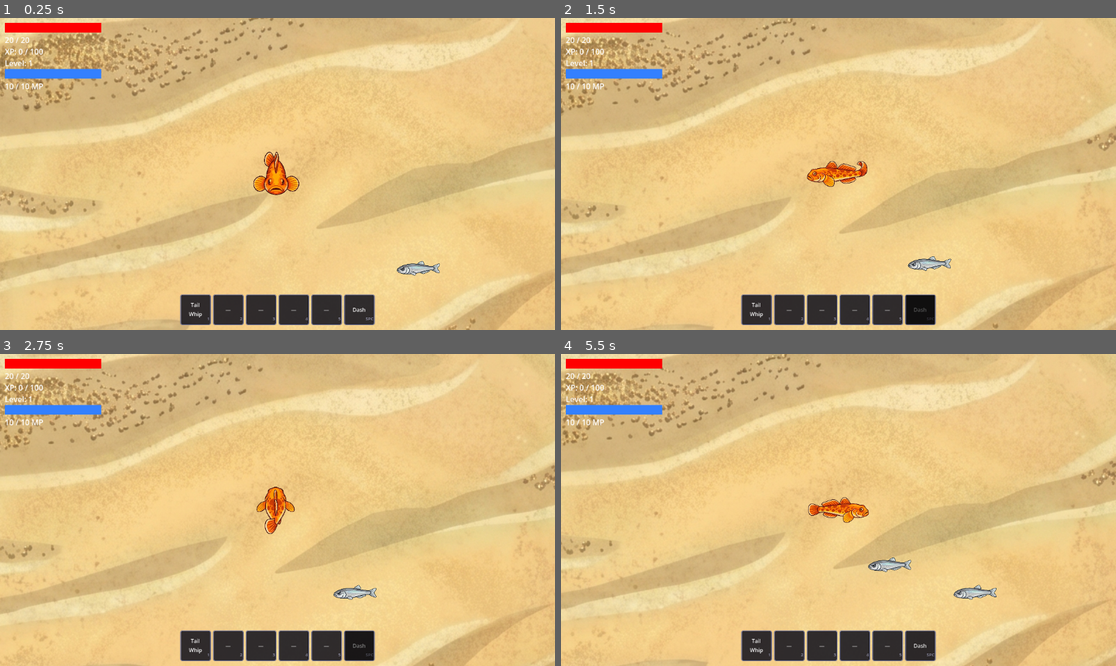
Above: before the commit, frames 1-4 (two rows, left to right).
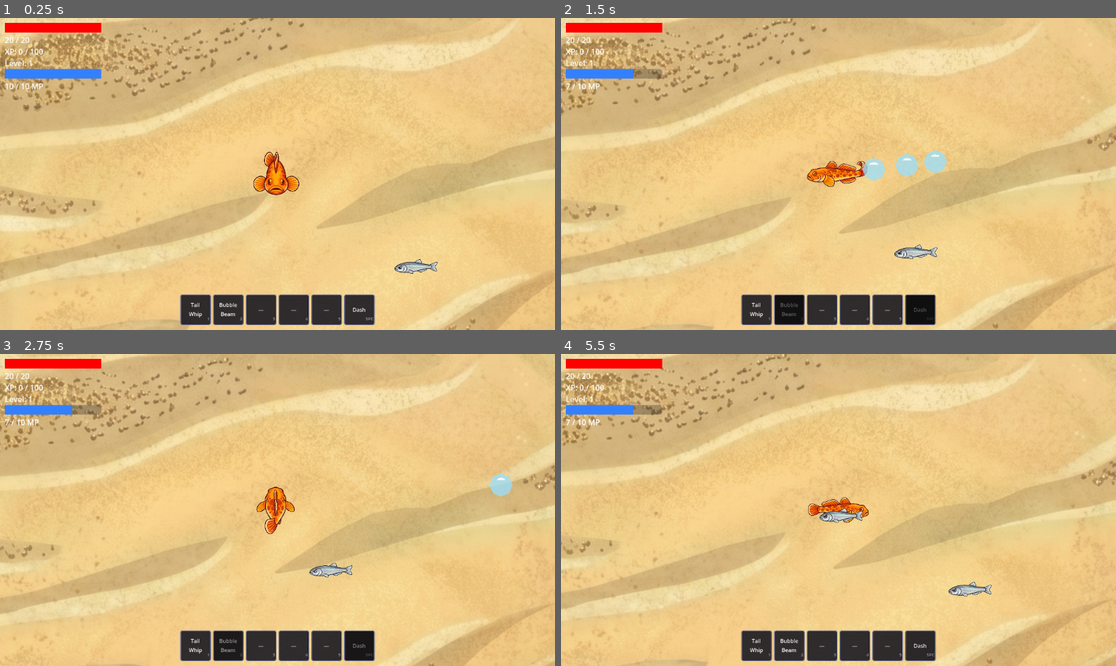
Above: after the commit, the same moments.

Repository: Kysersose/goby-roguelike
Game: Godot game, scene res://scenes/Game.tscn
The game is run twice, just before and just after one commit, with the same random seed, the same clock (stepped at 60 frames per second) and the same inputs.
Inputs (mouse positions are in pixels of both pictures, inside the frame that each line leads up to):
- Up to frame 1 (0.25 s): no input
- Up to frame 2 (1.5 s): tap Enter at 0.5 s; move the mouse to (960, 158) at 0.52 s; tap 2 at 0.6 s; click (960, 158) at 0.67 s; tap Space at 0.77 s; tap 3 at 0.8, 1.35 s; move the mouse to (727, 189) at 1.27 s; click (727, 189) at 1.42 s
- Up to frame 3 (2.75 s): tap Space at 1.52 s; tap 4 at 1.55, 2.1 s; move the mouse to (333, 441) at 2.02 s; click (333, 441) at 2.17 s; tap 5 at 2.3 s
- Up to frame 4 (5.5 s): move the mouse to (810, 572) at 2.77 s; tap 5 at 2.85, 5.3 s; click (810, 572) at 2.92 s; tap Space at 3.02, 3.77, 4.52 s; tap 2 at 3.05, 3.6 s; move the mouse to (1005, 556) at 3.52 s; click (1005, 556) at 3.67 s; tap 3 at 3.8, 4.35 s; move the mouse to (672, 463) at 4.27 s; click (672, 463) at 4.42 s; tap 4 at 4.55, 5.1 s; move the mouse to (866, 510) at 5.02 s; click (866, 510) at 5.17 s

The runs differ from the first frame. In frame 1, 0.3% of the frame differs, in the area x 39-80%, y 77-96%; in frame 2, 1.8%, in the area x 0-71%, y 16-99%; in frame 3, 1.0%; in frame 4, 1.1%.

Commit message:
add Bubble Beam ability, Algae pickup, Big Brain upgrade, and enemy behavior improvements
- Add Algae pickup (restores 3 MP on contact), spawning every 30s
- Add Bubble Beam special ability (KEY_2): 3 bubbles, 3 MP, 4s cooldown
- Add Big Brain upgrade: scales special ability damage (+0.5–2.5 by rarity)
- Minnow: speed 50, dash attack (300px/s, 5s CD, 147px range), anti-stick retreat
- Minnow spawn scaling: 2% per 3s; Kelp interval reduced to 28s
- SpikedSnail: proximity shell trigger at 70px, 5s shell interval, spawns every 8 kills
- HUD: Bubble Beam cooldown overlay on ability slot 2

Co-Authored-By: Claude Sonnet 4.6 <noreply@anthropic.com>

Diff:
--- /dev/null
+++ b/scenes/Algae.tscn
@@ -0,0 +1,24 @@
+[gd_scene load_steps=3 format=3]
+
+[ext_resource type="Script" path="res://scripts/Algae.gd" id="1_algae"]
+
+[sub_resource type="CircleShape2D" id="CircleShape2D_1"]
+radius = 14.0
+
+[node name="Algae" type="Area2D"]
+script = ExtResource("1_algae")
+
+[node name="Frond" type="Polygon2D" parent="."]
+polygon = PackedVector2Array(0, -18, 5, -14, 12, -6, 11, 2, 6, 10, 0, 13, -6, 10, -11, 2, -12, -6, -5, -14)
+color = Color(0.1, 0.75, 0.8, 1)
+
+[node name="FrondInner" type="Polygon2D" parent="."]
+polygon = PackedVector2Array(0, -12, 3, -8, 6, -2, 5, 4, 0, 8, -5, 4, -6, -2, -3, -8)
+color = Color(0.2, 0.9, 0.95, 1)
+
+[node name="Stem" type="Polygon2D" parent="."]
+polygon = PackedVector2Array(-2, 8, 2, 8, 2, 20, -2, 20)
+color = Color(0.05, 0.5, 0.55, 1)
+
+[node name="CollisionShape2D" type="CollisionShape2D" parent="."]
+shape = SubResource("CircleShape2D_1")
--- /dev/null
+++ b/scenes/Bubble.tscn
@@ -0,0 +1,20 @@
+[gd_scene load_steps=3 format=3]
+
+[ext_resource type="Script" path="res://scripts/Bubble.gd" id="1_bubble"]
+
+[sub_resource type="CircleShape2D" id="CircleShape2D_1"]
+radius = 24.0
+
+[node name="Bubble" type="Area2D"]
+script = ExtResource("1_bubble")
+
+[node name="Body" type="Polygon2D" parent="."]
+polygon = PackedVector2Array(24, 0, 16.96, 16.96, 0, 24, -16.96, 16.96, -24, 0, -16.96, -16.96, 0, -24, 16.96, -16.96)
+color = Color(0.6, 0.88, 1.0, 0.75)
+
+[node name="Highlight" type="Polygon2D" parent="."]
+polygon = PackedVector2Array(10, -10, 6, -14, 0, -15.2, -6, -14, -10, -10)
+color = Color(1.0, 1.0, 1.0, 0.85)
+
+[node name="CollisionShape2D" type="CollisionShape2D" parent="."]
+shape = SubResource("CircleShape2D_1")
--- /dev/null
+++ b/scripts/Algae.gd
@@ -0,0 +1,11 @@
+extends Area2D
+
+const MANA_AMOUNT: int = 3
+
+func _ready() -> void:
+	body_entered.connect(_on_body_entered)
+
+func _on_body_entered(body: Node2D) -> void:
+	if body.is_in_group("player"):
+		body.restore_mana(MANA_AMOUNT)
+		queue_free()
--- /dev/null
+++ b/scripts/Bubble.gd
@@ -0,0 +1,28 @@
+extends Area2D
+
+const SPEED: float = 320.0
+const MAX_RANGE: float = 520.0
+const BASE_DAMAGE: float = 2.0
+
+var _direction: Vector2 = Vector2.RIGHT
+var _traveled: float = 0.0
+var _damage: float = BASE_DAMAGE
+
+func setup(dir: Vector2, bonus_damage: float = 0.0) -> void:
+	_direction = dir.normalized()
+	_damage = BASE_DAMAGE + bonus_damage
+
+func _ready() -> void:
+	body_entered.connect(_on_body_entered)
+
+func _process(delta: float) -> void:
+	var step := _direction * SPEED * delta
+	position += step
+	_traveled += step.length()
+	if _traveled >= MAX_RANGE:
+		queue_free()
+
+func _on_body_entered(body: Node2D) -> void:
+	if body.is_in_group("enemies"):
+		body.take_damage(_damage)
+		queue_free()
--- a/scripts/Game.gd
+++ b/scripts/Game.gd
@@ -2,22 +2,25 @@
 
 const SPAWN_RANGE: float = 450.0
 const MIN_SPAWN_DIST: float = 150.0
-const KELP_INTERVAL: float = 40.0
+const KELP_INTERVAL: float = 28.0
+const ALGAE_INTERVAL: float = 30.0
 const MINNOW_BASE_INTERVAL: float = 5.0
-const SPAWN_SCALE_INTERVAL: float = 5.0
+const SPAWN_SCALE_INTERVAL: float = 3.0
 
 @onready var player = $Player
 @onready var hud = $HUD
 
 var _kelp_timer: float = KELP_INTERVAL
+var _algae_timer: float = ALGAE_INTERVAL
 var _minnow_timer: float = MINNOW_BASE_INTERVAL
 var _minnow_interval: float = MINNOW_BASE_INTERVAL
 var _spawn_scale_timer: float = SPAWN_SCALE_INTERVAL
 
 var _normal_kills: int = 0
-var _next_elite_at: int = 15
+var _next_elite_at: int = 8
 
 var _kelp_scene: PackedScene        = preload("res://scenes/Kelp.tscn")
+var _algae_scene: PackedScene       = preload("res://scenes/Algae.tscn")
 var _minnow_scene: PackedScene      = preload("res://scenes/Minnow.tscn")
 var _spiked_snail_scene: PackedScene = preload("res://scenes/SpikedSnail.tscn")
 var _upgrade_menu_scene: PackedScene = preload("res://scenes/UpgradeMenu.tscn")
@@ -66,23 +69,28 @@
 	_normal_kills += 1
 	if _normal_kills >= _next_elite_at:
 		_spawn(_spiked_snail_scene)
-		_next_elite_at += 15
+		_next_elite_at += 8
 
 func _unhandled_input(event: InputEvent) -> void:
 	if event is InputEventKey and event.keycode == KEY_P and event.pressed and not event.echo:
 		hud.toggle_pause_menu()
 
 func _process(delta: float) -> void:
-	# Scale up spawn rate 1% every 5 seconds
+	# Scale up spawn rate 3% every 3 seconds
 	_spawn_scale_timer -= delta
 	if _spawn_scale_timer <= 0.0:
-		_minnow_interval = maxf(_minnow_interval * 0.99, 0.5)
+		_minnow_interval = maxf(_minnow_interval * 0.98, 0.5)
 		_spawn_scale_timer = SPAWN_SCALE_INTERVAL
 
 	_kelp_timer -= delta
 	if _kelp_timer <= 0.0:
 		_spawn(_kelp_scene)
 		_kelp_timer = KELP_INTERVAL
+
+	_algae_timer -= delta
+	if _algae_timer <= 0.0:
+		_spawn(_algae_scene)
+		_algae_timer = ALGAE_INTERVAL
 
 	_minnow_timer -= delta
 	if _minnow_timer <= 0.0:
--- a/scripts/HUD.gd
+++ b/scripts/HUD.gd
@@ -17,7 +17,7 @@
 
 const _ABILITY_DEFS: Array = [
 	{"key": "1", "name": "Tail\nWhip"},
-	{"key": "2", "name": "—"},
+	{"key": "2", "name": "Bubble\nBeam"},
 	{"key": "3", "name": "—"},
 	{"key": "4", "name": "—"},
 	{"key": "5", "name": "—"},
@@ -108,6 +108,9 @@
 	# Slot 0: Tail Whip cooldown
 	var whip_pct: float = clampf(_player._whip_timer / _player.TAIL_WHIP_COOLDOWN, 0.0, 1.0)
 	_ability_slots[0].overlay.color = Color(0, 0, 0, whip_pct * 0.72)
+	# Slot 1: Bubble Beam cooldown
+	var bubble_pct: float = clampf(_player._bubble_beam_timer / _player.BUBBLE_BEAM_COOLDOWN, 0.0, 1.0)
+	_ability_slots[1].overlay.color = Color(0, 0, 0, bubble_pct * 0.72)
 	# Slot 5: Dash cooldown
 	var dash_pct: float = clampf(_player._dash_cooldown_timer / _player.DASH_COOLDOWN, 0.0, 1.0)
 	_ability_slots[5].overlay.color = Color(0, 0, 0, dash_pct * 0.72)
--- a/scripts/Minnow.gd
+++ b/scripts/Minnow.gd
@@ -2,14 +2,25 @@
 
 signal died(counted: bool)
 
-const SPEED: float = 25.0
+const SPEED: float = 50.0
 const DAMAGE: int = 2
 const DAMAGE_COOLDOWN: float = 1.0
+const RETREAT_SPEED: float = 90.0
+const RETREAT_DURATION: float = 0.5
+const DASH_SPEED: float = 300.0
+const DASH_DURATION: float = 0.3
+const DASH_COOLDOWN: float = 5.0
+const DASH_RANGE: float = 147.0
 
 var max_hp: float = 5.0
 var hp: float = 5.0
 var _damage_timer: float = 0.0
 var _stun_timer: float = 0.0
+var _retreat_timer: float = 0.0
+var _dash_cooldown_timer: float = DASH_COOLDOWN
+var _dash_active_timer: float = 0.0
+var _dash_dir: Vector2 = Vector2.ZERO
+var _is_dashing: bool = false
 var _player: CharacterBody2D = null
 var _dmg_num_scene: PackedScene = preload("res://scenes/DamageNumber.tscn")
 
@@ -17,6 +28,7 @@
 	add_to_group("enemies")
 	add_to_group("normal_enemies")
 	_player = get_tree().get_first_node_in_group("player")
+	_dash_cooldown_timer = 0.0
 
 func _physics_process(delta: float) -> void:
 	if _player == null:
@@ -29,7 +41,27 @@
 		return
 
 	var dir := (_player.global_position - global_position).normalized()
-	velocity = dir * SPEED
+
+	if _is_dashing:
+		_dash_active_timer -= delta
+		velocity = _dash_dir * DASH_SPEED
+		if _dash_active_timer <= 0.0:
+			_is_dashing = false
+			_retreat_timer = RETREAT_DURATION
+	elif _retreat_timer > 0.0:
+		_retreat_timer -= delta
+		velocity = -dir * RETREAT_SPEED
+	else:
+		_dash_cooldown_timer -= delta
+		var dist := global_position.distance_to(_player.global_position)
+		if _dash_cooldown_timer <= 0.0 and dist <= DASH_RANGE:
+			_is_dashing = true
+			_dash_dir = dir
+			_dash_active_timer = DASH_DURATION
+			_dash_cooldown_timer = DASH_COOLDOWN
+		else:
+			velocity = dir * SPEED
+
 	move_and_slide()
 
 	_damage_timer -= delta
@@ -39,6 +71,8 @@
 			if col.get_collider() == _player:
 				_player.take_damage(DAMAGE)
 				_damage_timer = DAMAGE_COOLDOWN
+				_is_dashing = false
+				_retreat_timer = RETREAT_DURATION
 				break
 
 func take_damage(amount: float, counted: bool = true) -> void:
--- a/scripts/Player.gd
+++ b/scripts/Player.gd
@@ -15,9 +15,14 @@
 const ZOOM_STEP: float = 0.1
 const ZOOM_MIN: float = 0.3
 const ZOOM_MAX: float = 2.0
+const BUBBLE_BEAM_COOLDOWN: float = 4.0
+const BUBBLE_BEAM_MANA_COST: int = 3
+const BUBBLE_BEAM_COUNT: int = 3
+const BUBBLE_BEAM_INTERVAL: float = 0.2
 
 var speed: float = 150.0
 var tail_whip_damage: float = 2.5
+var special_damage: float = 0.0
 var intelligence: int = 0
 var defense: int = 0
 
@@ -25,6 +30,7 @@
 @onready var camera: Camera2D = $Camera2D
 
 var _dmg_num_scene: PackedScene = preload("res://scenes/DamageNumber.tscn")
+var _bubble_scene: PackedScene = preload("res://scenes/Bubble.tscn")
 
 var max_hp: int = 20
 var hp: int = 20
@@ -39,6 +45,10 @@
 var _dash_timer: float = 0.0
 var _dash_cooldown_timer: float = 0.0
 var _dash_direction: Vector2 = Vector2.DOWN
+var _bubble_beam_timer: float = 0.0
+var _bubble_shots_remaining: int = 0
+var _bubble_shot_timer: float = 0.0
+var _bubble_direction: Vector2 = Vector2.RIGHT
 
 func _ready() -> void:
 	add_to_group("player")
@@ -103,6 +113,8 @@
 			defense += int(amount)
 		"speed":
 			speed += amount
+		"special_damage":
+			special_damage += amount
 
 func heal(amount: int) -> void:
 	hp = mini(hp + amount, max_hp)
@@ -132,7 +144,9 @@
 				if not _dashing and _whip_timer <= 0.0:
 					_tail_whip()
 					_whip_timer = TAIL_WHIP_COOLDOWN
-			KEY_2, KEY_3, KEY_4, KEY_5:
+			KEY_2:
+				_activate_bubble_beam()
+			KEY_3, KEY_4, KEY_5:
 				pass # reserved for future abilities
 			KEY_SPACE:
 				_dash()
@@ -196,6 +210,31 @@
 	_whip_timer -= delta
 	if _dash_cooldown_timer > 0.0:
 		_dash_cooldown_timer -= delta
+	if _bubble_beam_timer > 0.0:
+		_bubble_beam_timer -= delta
+	if _bubble_shots_remaining > 0:
+		_bubble_shot_timer -= delta
+		if _bubble_shot_timer <= 0.0:
+			_fire_bubble()
+			_bubble_shots_remaining -= 1
+			_bubble_shot_timer = BUBBLE_BEAM_INTERVAL
+
+func _activate_bubble_beam() -> void:
+	if _bubble_beam_timer > 0.0 or _bubble_shots_remaining > 0:
+		return
+	if not use_mana(BUBBLE_BEAM_MANA_COST):
+		return
+	_bubble_direction = (get_global_mouse_position() - global_position).normalized()
+	_bubble_beam_timer = BUBBLE_BEAM_COOLDOWN
+	_fire_bubble()
+	_bubble_shots_remaining = BUBBLE_BEAM_COUNT - 1
+	_bubble_shot_timer = BUBBLE_BEAM_INTERVAL
+
+func _fire_bubble() -> void:
+	var b := _bubble_scene.instantiate()
+	b.global_position = global_position
+	b.setup(_bubble_direction, special_damage)
+	get_tree().current_scene.add_child(b)
 
 func _tail_whip() -> void:
 	_attacking = true
--- a/scripts/SpikedSnail.gd
+++ b/scripts/SpikedSnail.gd
@@ -7,10 +7,12 @@
 const DAMAGE_COOLDOWN: float = 1.0
 const XP_REWARD: int = 25
 
-const SHELL_INTERVAL: float = 8.0
+const SHELL_INTERVAL: float = 5.0
 const SHELL_DURATION: float = 3.0
 const SPIKE_FIRE_INTERVAL: float = 1.5
 const SPIKE_COUNT: int = 8
+
+const PROXIMITY_SHELL_RANGE: float = 70.0
 
 const COLOR_NORMAL: Color = Color(0.5, 0.38, 0.28)
 const COLOR_IMMUNE: Color = Color(0.72, 0.2, 0.9)
@@ -21,7 +23,6 @@
 var _stun_timer: float = 0.0
 var _shell_timer: float = SHELL_INTERVAL
 var _in_shell: bool = false
-var _first_hit: bool = true
 var _shell_duration_timer: float = 0.0
 var _spike_fire_timer: float = 0.0
 var _player: CharacterBody2D = null
@@ -57,9 +58,13 @@
 			_exit_shell()
 		velocity = Vector2.ZERO
 	else:
-		_shell_timer -= delta
-		if _shell_timer <= 0.0:
+		var dist := global_position.distance_to(_player.global_position)
+		if dist <= PROXIMITY_SHELL_RANGE:
 			_enter_shell()
+		else:
+			_shell_timer -= delta
+			if _shell_timer <= 0.0:
+				_enter_shell()
 		var dir := (_player.global_position - global_position).normalized()
 		velocity = dir * SPEED
 
@@ -98,10 +103,6 @@
 func take_damage(amount: float, _counted: bool = true) -> void:
 	if _in_shell:
 		return
-	if _first_hit:
-		_first_hit = false
-		_enter_shell()
-		return
 	hp -= amount
 	_stun_timer = 0.25
 	_spawn_damage_number(amount)
--- a/scripts/UpgradeMenu.gd
+++ b/scripts/UpgradeMenu.gd
@@ -13,6 +13,8 @@
 	 "values": {"Common": 1,   "Rare": 2,   "Epic": 3,   "Legendary": 5}},
 	{"name": "Aerodynamics", "stat": "speed",            "label": "Speed",
 	 "values": {"Common": 10,  "Rare": 20,  "Epic": 35,  "Legendary": 50}},
+	{"name": "Big Brain",   "stat": "special_damage",   "label": "Ability Damage",
+	 "values": {"Common": 0.5, "Rare": 1.0, "Epic": 1.5, "Legendary": 2.5}},
 ]
 
 const RARITIES        := ["Common", "Rare", "Epic", "Legendary"]
Not shown, added: scripts/Algae.gd.uid
Not shown, added: scripts/Bubble.gd.uid
Not shown, added: scripts/DamageNumber.gd.uid
Not shown, added: scripts/Kelp.gd.uid
Not shown, added: scripts/Spike.gd.uid
Not shown, added: scripts/SpikedSnail.gd.uid
Not shown, added: scripts/UpgradeMenu.gd.uid
